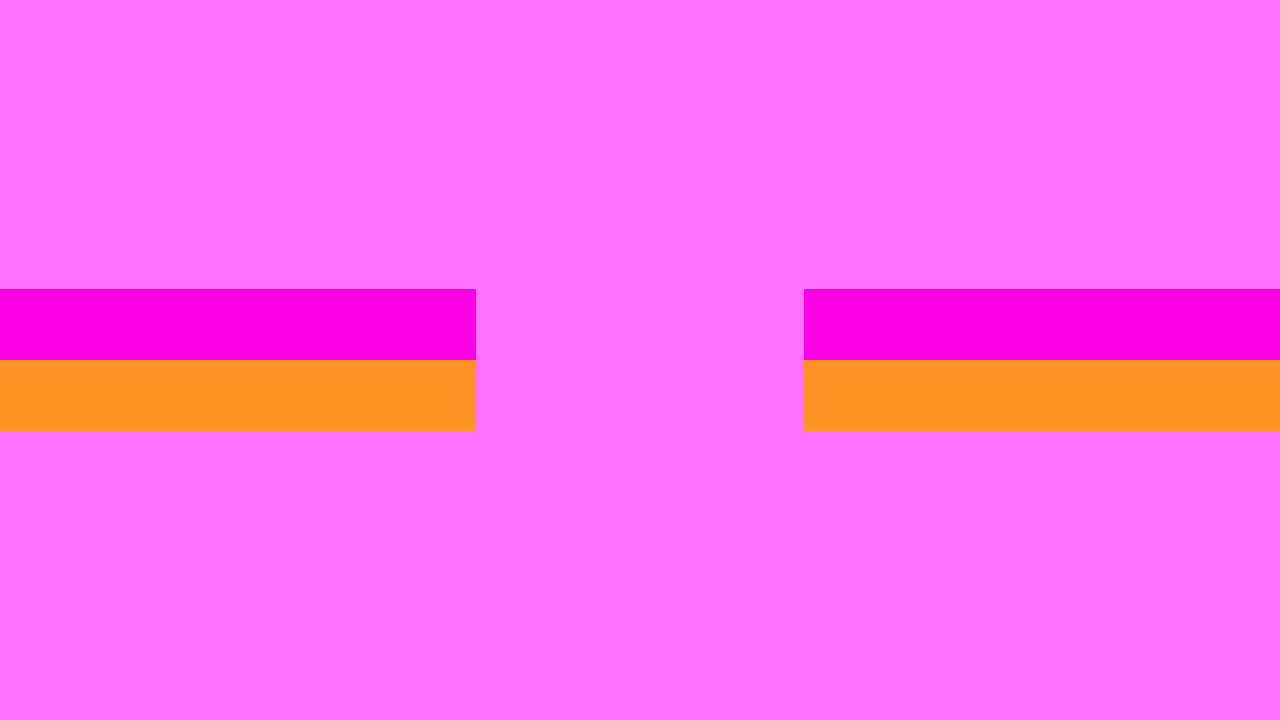
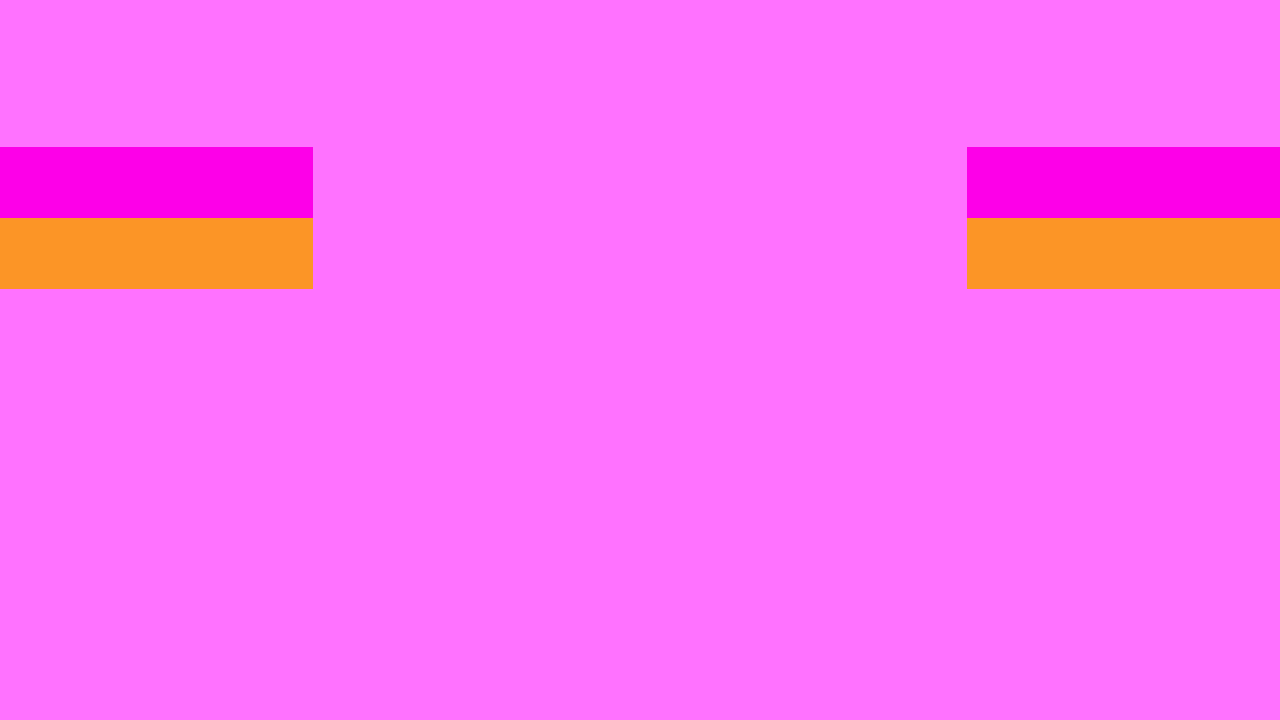
Two versions of the same layered image (1280px x 720px). Layer-by-layer changes:
painted on "長方形 1 のコピー" (1st of 2, in "グループ 1 のコピー") over box(804, 218, 1280, 431)
painted on "長方形 1" (1st of 2, in "グループ 1 のコピー") over box(804, 147, 1280, 360)
painted on "長方形 1 のコピー" (2nd of 2, in "グループ 1") over box(0, 218, 476, 431)
painted on "長方形 1" (2nd of 2, in "グループ 1") over box(0, 147, 476, 360)
